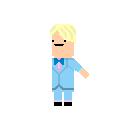
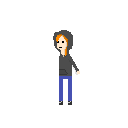
Layers edited between the first and the second 128×128 image:
removed layer "Layer 1" over [50, 24, 89, 106]
added layer "Arm" above "Body" over [68, 58, 80, 75]
added layer "Body" above "Face" over [53, 30, 73, 105]
